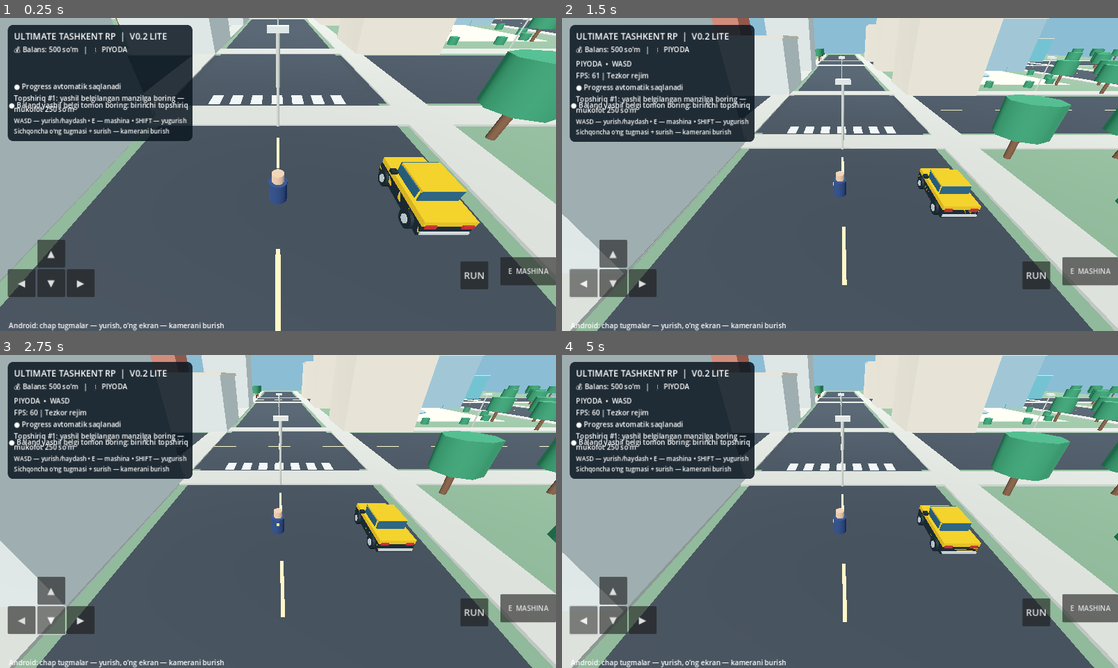
Above: before the commit, frames 1-4 (two rows, left to right).
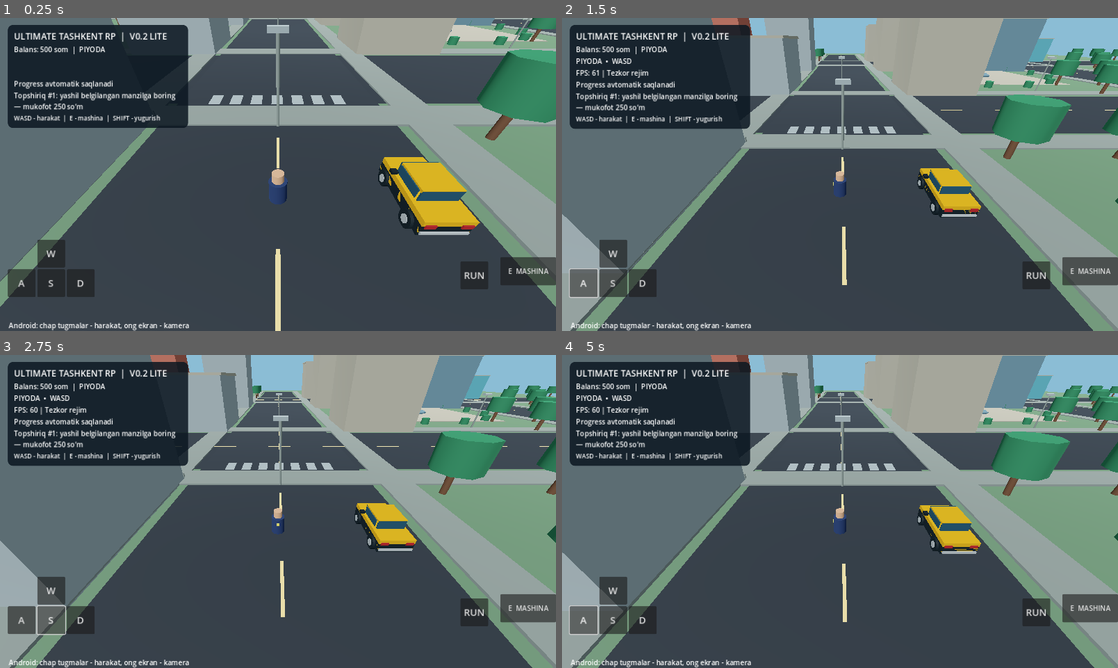
Above: after the commit, the same moments.

Repository: uzumseller500-bot/ultimate-tashkent-rp
Game: Godot game, scene res://scenes/main.tscn
The game is run twice, just before and just after one commit, with the same random seed, the same clock (stepped at 60 frames per second) and the same inputs.
Inputs (mouse positions are in pixels of both pictures, inside the frame that each line leads up to):
- Up to frame 1 (0.25 s): no input
- Up to frame 2 (1.5 s): click (612, 252) at 0.5 s, where only the run after the commit has a clickable "W"; click (584, 284) at 1.25 s, where only the run after the commit has a clickable "A"
- Up to frame 3 (2.75 s): click (50, 621) at 2 s, where only the run after the commit has a clickable "S"
- Up to frame 4 (5 s): click (645, 621) at 2.75 s, where only the run after the commit has a clickable "D"; click (612, 589) at 3.5 s, where only the run before the commit has a clickable "▲"; click (584, 621) at 4.25 s, where only the run before the commit has a clickable "◀"

The runs differ from the first frame. In frame 1, 38% of the frame differs, in the area x 0-100%, y 0-100%; in frame 2, 49%; in frame 3, 49%; in frame 4, 49%.

Commit message:
Improve building contrast, readable HUD and browser-safe control labels

Diff:
--- a/scripts/main.gd
+++ b/scripts/main.gd
@@ -143,26 +143,26 @@
 	res.background_color = Color("8bbdd5")
 	res.ambient_light_source = Environment.AMBIENT_SOURCE_COLOR
 	res.ambient_light_color = Color("d5e3e9")
-	res.ambient_light_energy = 0.52
+	res.ambient_light_energy = 0.30
 	res.tonemap_mode = Environment.TONE_MAPPER_FILMIC
 	env.environment = res
 	add_child(env)
 	var sun := DirectionalLight3D.new()
 	sun.rotation_degrees = Vector3(-52, -34, 0)
-	sun.light_energy = 1.05
+	sun.light_energy = 0.68
 	sun.shadow_enabled = false # Web performance: dynamic shadows off in Lite mode.
 	add_child(sun)
 	var ground := _mat(Color("65866a"))
 	var asphalt := _mat(Color("303840"))
-	var side := _mat(Color("b2b5ac"))
+	var side := _mat(Color("838e8a"))
 	var stripe := _mat(Color("f1da95"))
 	var trunk := _mat(Color("684a36"))
 	var leaf := _mat(Color("317e59"))
 	var glass := _mat(Color("60a6b6"), 0.26)
-	var concrete := _mat(Color("d9cfba"))
+	var concrete := _mat(Color("a9a698"))
 	var red := _mat(Color("ba6c5c"))
-	var blue := _mat(Color("83a7b8"))
-	var white := _mat(Color("cbd2d0"))
+	var blue := _mat(Color("658595"))
+	var white := _mat(Color("9ca9ad"))
 	var gold := _mat(Color("c5a45b"))
 	_box(self, "Land", Vector3(0, -0.25, 0), Vector3(360,0.5,360), ground, true)
 	# Broad north-south and east-west arterial roads, walkable pavements and lane marks.
@@ -293,7 +293,7 @@
 	ui.add_child(root)
 	var top := PanelContainer.new()
 	top.position = Vector2(18,16)
-	top.custom_minimum_size = Vector2(390,0)
+	top.custom_minimum_size = Vector2(415,0)
 	var panel_style := StyleBoxFlat.new()
 	panel_style.bg_color = Color(0.045,0.09,0.13,0.86)
 	panel_style.corner_radius_top_left = 12
@@ -319,19 +319,16 @@
 	fps_label = Label.new()
 	labels.add_child(fps_label)
 	save_label = Label.new()
-	save_label.text = "● Progress avtomatik saqlanadi"
+	save_label.text = "Progress avtomatik saqlanadi"
 	labels.add_child(save_label)
 	mission_label = Label.new()
 	mission_label.autowrap_mode = TextServer.AUTOWRAP_WORD_SMART
+	mission_label.custom_minimum_size = Vector2(365, 0)
 	labels.add_child(mission_label)
 	information = Label.new()
-	information.text = "WASD — yurish/haydash • E — mashina • SHIFT — yugurish\nSichqoncha o‘ng tugmasi + surish — kamerani burish"
+	information.text = "WASD - harakat  |  E - mashina  |  SHIFT - yugurish"
 	information.add_theme_font_size_override("font_size",14)
 	labels.add_child(information)
-	var instructions := Label.new()
-	instructions.text = "● Baland yashil belgi tomon boring: birinchi topshiriq"
-	instructions.position = Vector2(20,189)
-	root.add_child(instructions)
 	# Right-side Android camera touch zone intentionally does not cover HUD buttons.
 	touch_pad = Control.new()
 	touch_pad.set_anchors_preset(Control.PRESET_FULL_RECT)
@@ -341,10 +338,10 @@
 	left_base.set_anchors_preset(Control.PRESET_BOTTOM_LEFT)
 	left_base.position = Vector2(18,-210)
 	root.add_child(left_base)
-	_touch_button(left_base,"▲",Vector2(68,0),"forward")
-	_touch_button(left_base,"◀",Vector2(0,68),"left")
-	_touch_button(left_base,"▼",Vector2(68,68),"back")
-	_touch_button(left_base,"▶",Vector2(136,68),"right")
+	_touch_button(left_base,"W",Vector2(68,0),"forward")
+	_touch_button(left_base,"A",Vector2(0,68),"left")
+	_touch_button(left_base,"S",Vector2(68,68),"back")
+	_touch_button(left_base,"D",Vector2(136,68),"right")
 	var right_base := Control.new()
 	right_base.set_anchors_preset(Control.PRESET_BOTTOM_RIGHT)
 	right_base.position = Vector2(-220,-200)
@@ -357,7 +354,7 @@
 	right_base.add_child(action_button)
 	action_button.pressed.connect(_toggle_car)
 	var note := Label.new()
-	note.text = "Android: chap tugmalar — yurish, o‘ng ekran — kamerani burish"
+	note.text = "Android: chap tugmalar - harakat, ong ekran - kamera"
 	note.set_anchors_preset(Control.PRESET_BOTTOM_LEFT)
 	note.position = Vector2(20,-24)
 	root.add_child(note)
@@ -487,7 +484,7 @@
 
 func _update_status() -> void:
 	if coins_label:
-		coins_label.text = "💰 Balans: %s so‘m   |   %s" % [str(cash), "🚘 MASHINADA" if car_mode else "🚶 PIYODA"]
+		coins_label.text = "Balans: %s som  |  %s" % [str(cash), "MASHINADA" if car_mode else "PIYODA"]
 	if mission_label:
 		mission_label.text = "Topshiriq #%d: yashil belgilangan manzilga boring — mukofot 250 so‘m" % (mission_stage+1)
 	if action_button:
